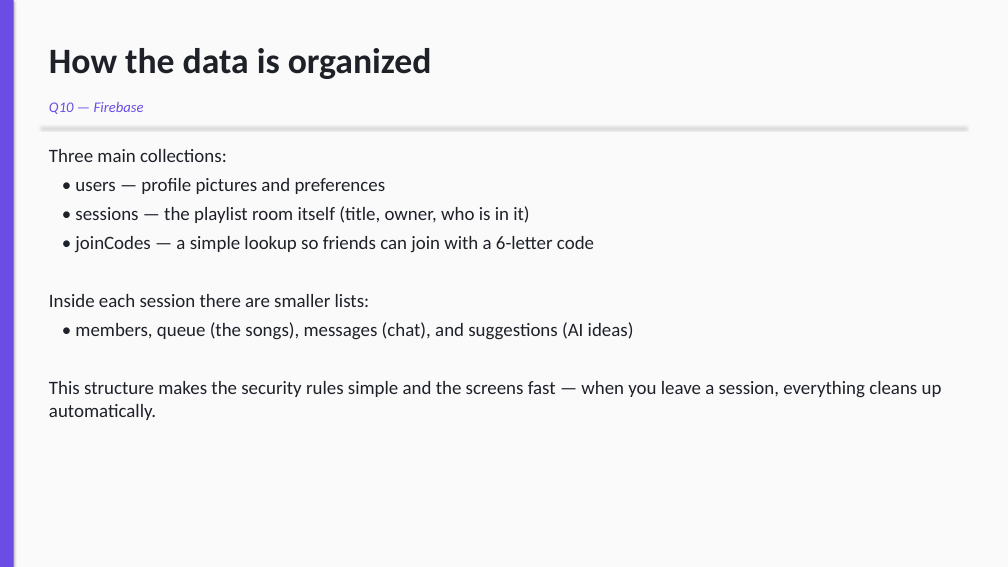
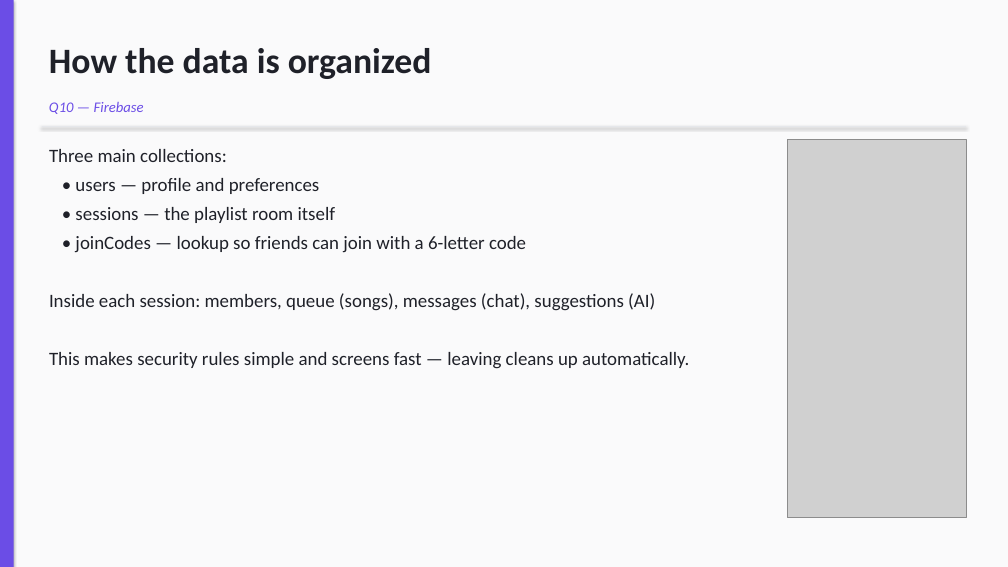
Before and after one commit to Tmaku18/vibzcheck-project2, a slide deck: slide 6 of submission/Vibzcheck_Presentation.pptx. Drawn at 1008x567 pixels with LibreOffice and Linux fonts; fonts in the diff are those of the drawing; grey boxes stand for pictures. Boxes give left, top, right and bottom in pixels: in the first picture for what was removed or moved away, otherwise in the second. Text is boxed around its words. In the diff, an @@ line names an element or a change of style, - is before the commit and + after.

Commit message:
docs(presentation): embed 6 real-app screenshots into slides 2, 6, 7, 9, 11, 12, 13, 15 with auto-shrinking body layout

```diff
--- a/submission/Vibzcheck_Presentation.pptx
+++ b/submission/Vibzcheck_Presentation.pptx
@@ picture added at [788, 140, 966, 518] @@
@@ text at [49, 178, 689, 369]: text changed @@
-• users — profile pictures and preferences
-• sessions — the playlist room itself (title, owner, who is in it)
-• joinCodes — a simple lookup so friends can join with a 6-letter code
-Inside each session there are smaller lists:
-• members, queue (the songs), messages (chat), and suggestions (AI ideas)
-This structure makes the security rules simple and the screens fast — when you leave a session, everything cleans up automatically.
+• users — profile and preferences
+• sessions — the playlist room itself
+• joinCodes — lookup so friends can join with a 6-letter code
+Inside each session: members, queue (songs), messages (chat), suggestions (AI)
+This makes security rules simple and screens fast — leaving cleans up automatically.
```
Also in this commit, not shown: 7 other slides changed, 7 other files.
